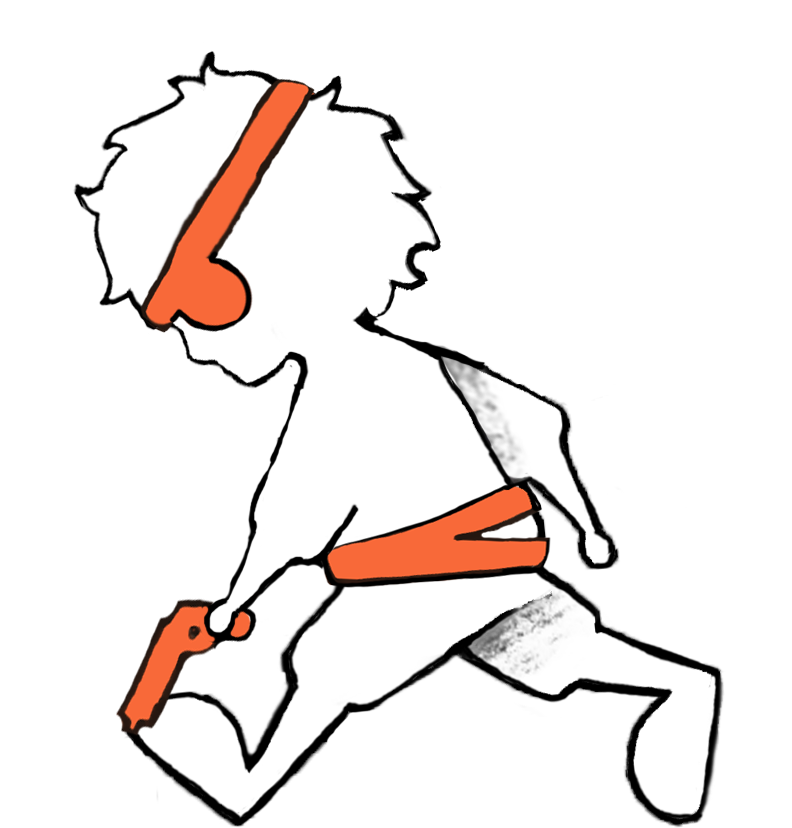
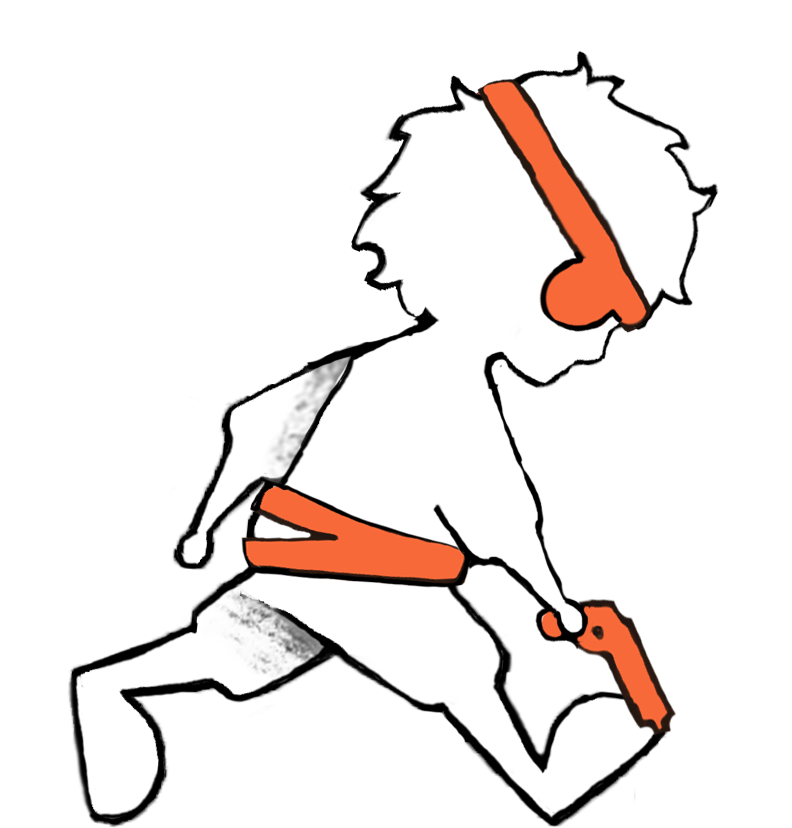
Layer changes from the first 792 x 828 image to the second:
painted on "Layer 4" over (x1=79, y1=65, x2=713, y2=374)
painted on "Layer 2" over (x1=129, y1=84, x2=663, y2=333)
painted on "Layer 3" over (x1=115, y1=597, x2=677, y2=736)
painted on "Layer 1" over (x1=218, y1=470, x2=574, y2=626)
painted on "rforward" over (x1=67, y1=50, x2=725, y2=828)
